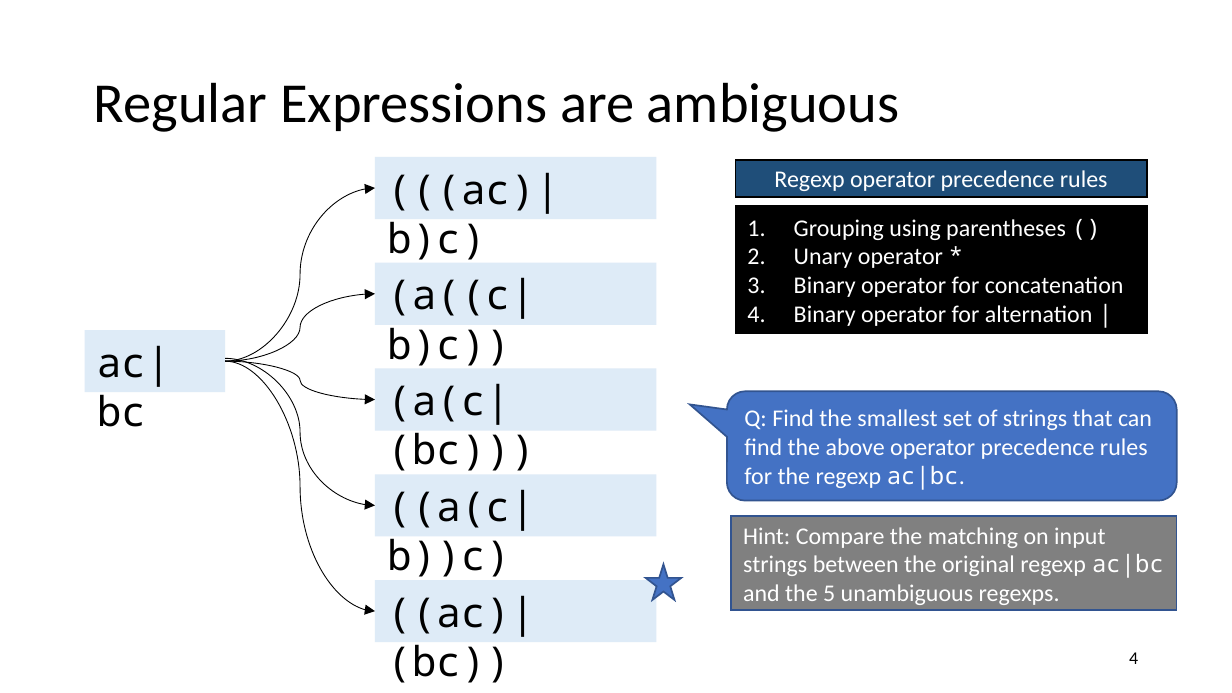
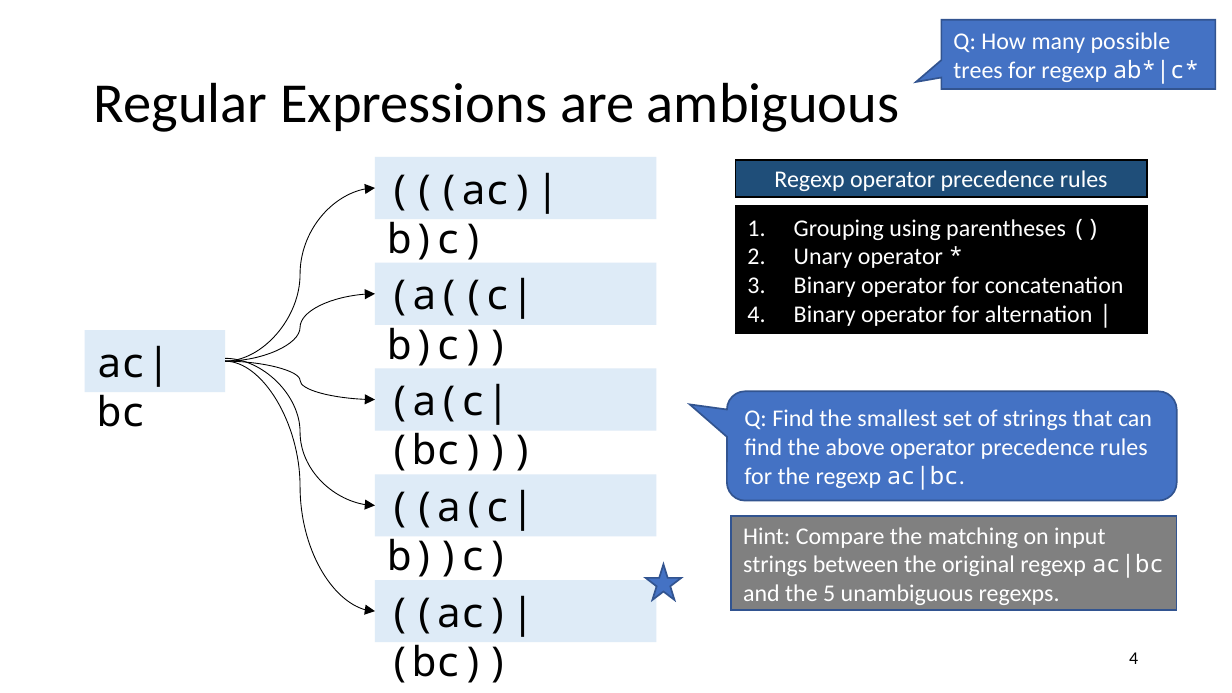
Before and after one commit to anoopsarkar/compilers-class, a slide deck: slide 4 of assets/ppt/lex/lex3-regexps-are-trees.pptx. Drawn at 1232x693 pixels with LibreOffice and Linux fonts; fonts in the diff are those of the drawing. Boxes give left, top, right and bottom in pixels: in the first picture for what was removed or moved away, otherwise in the second. Text is boxed around its words. In the diff, an @@ line names an element or a change of style, - is before the commit and + after.

```diff
--- a/assets/ppt/lex/lex3-regexps-are-trees.pptx
+++ b/assets/ppt/lex/lex3-regexps-are-trees.pptx
@@ speech box added at (941,20,1215,89), fill #4472C4, outline #325491 1 pt, 14 pt, text #FFFFFF @@
+Q: How many possible trees for regexp ab*|c*
```
Also in this commit, not shown: 2 other slides changed, 8 other files.
